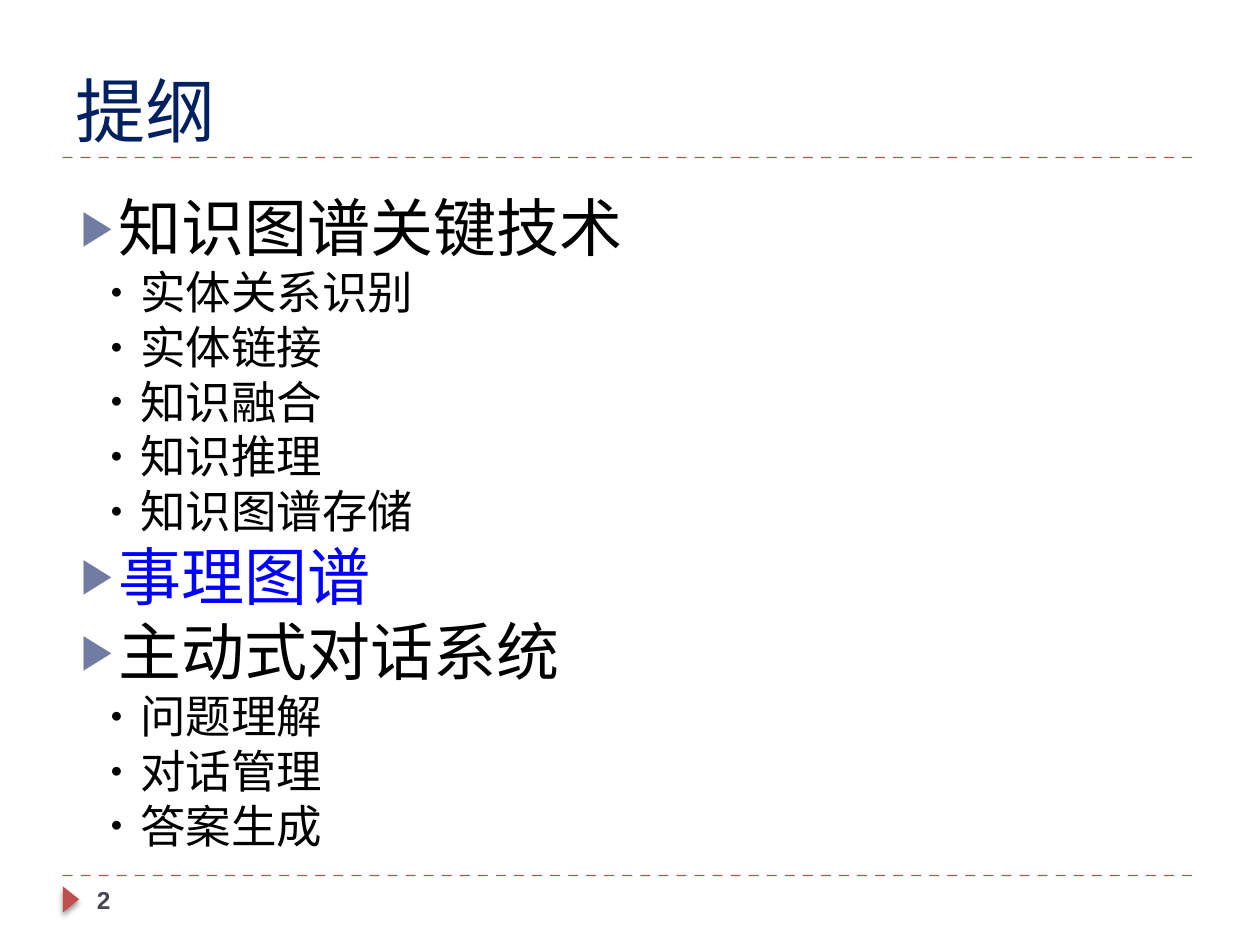
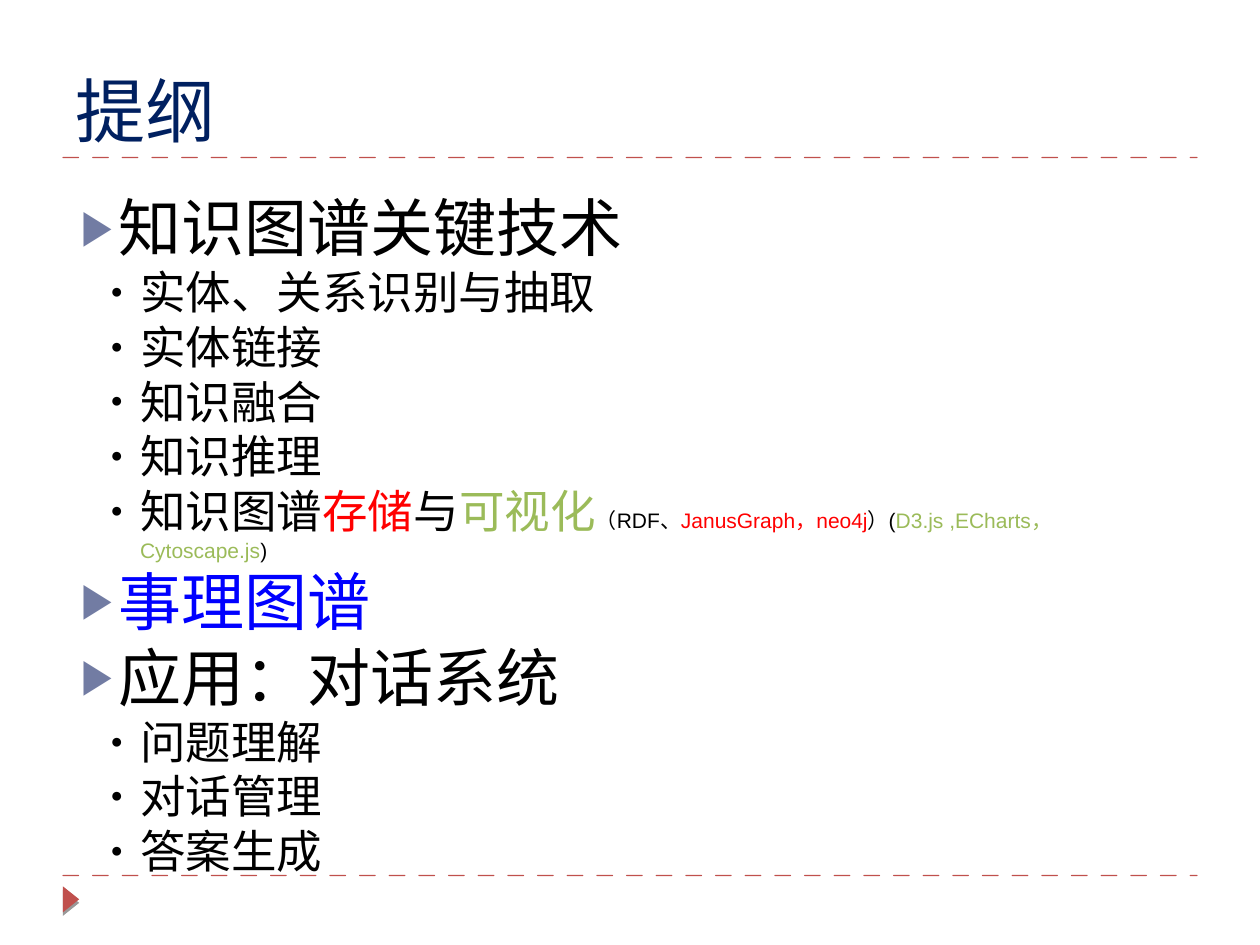
Before and after one commit to lihanghang/NLP-Knowledge-Graph, a slide deck: slide 2 of my summary/知识图谱技术与主动式对话的应用.pptx. Drawn at 1260x945 pixels with LibreOffice and Linux fonts; fonts in the diff are those of the drawing. Boxes give left, top, right and bottom in pixels: in the first picture for what was removed or moved away, otherwise in the second. Text is boxed around its words. In the diff, an @@ line names an element or a change of style, - is before the commit and + after.

```diff
--- a/my summary/知识图谱技术与主动式对话的应用.pptx
+++ b/my summary/知识图谱技术与主动式对话的应用.pptx
@@ text at <box>140,270,595,313</box>: text changed @@
-  ● 实体关系识别
+  ● 实体、关系识别与抽取
@@ text at <box>140,325,322,876</box>: indent changed @@
@@ text at <box>140,489,1052,562</box>: text changed; size 26 to 12 pt; text colour #000000 to #9BBB59 @@
-  ● 知识图谱存储
+  ● 知识图谱存储与可视化（RDF、JanusGraph，neo4j）(D3.js ,ECharts，Cytoscape.js)
@@ text at <box>118,647,559,707</box>: text changed @@
-▶ 主动式对话系统
+▶ 应用：对话系统
@@ triangle at <box>63,886,79,912</box>: shadow changed @@
@@ page number removed at <box>97,892,111,909</box> @@
-2
```
Also in this commit, not shown: 11 other slides changed, 6 slides added, 2 slides removed, 14 other files.
